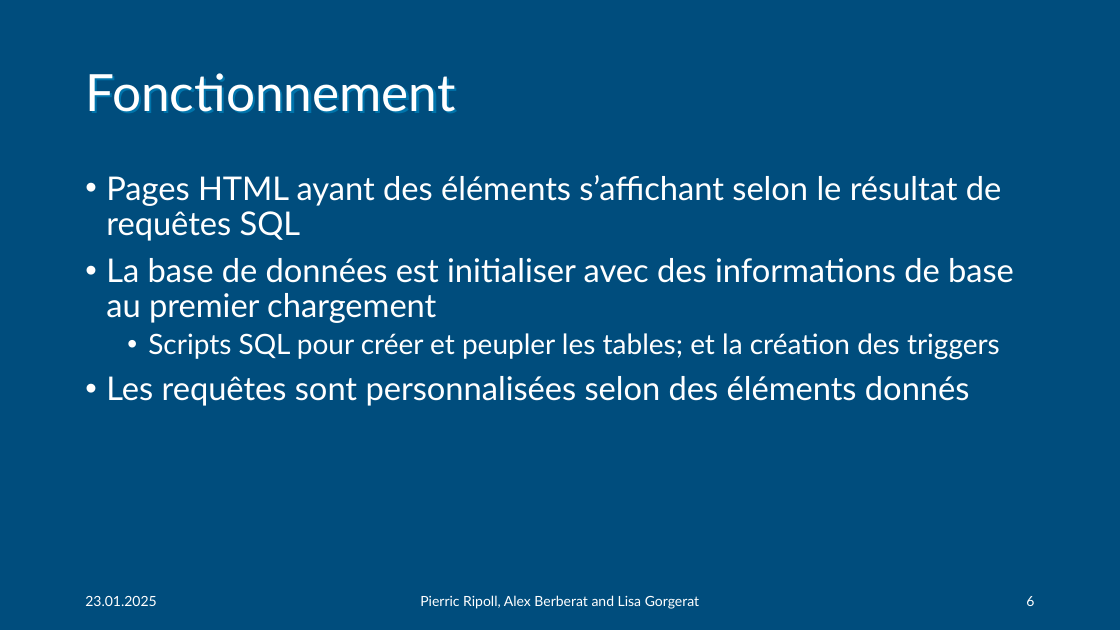
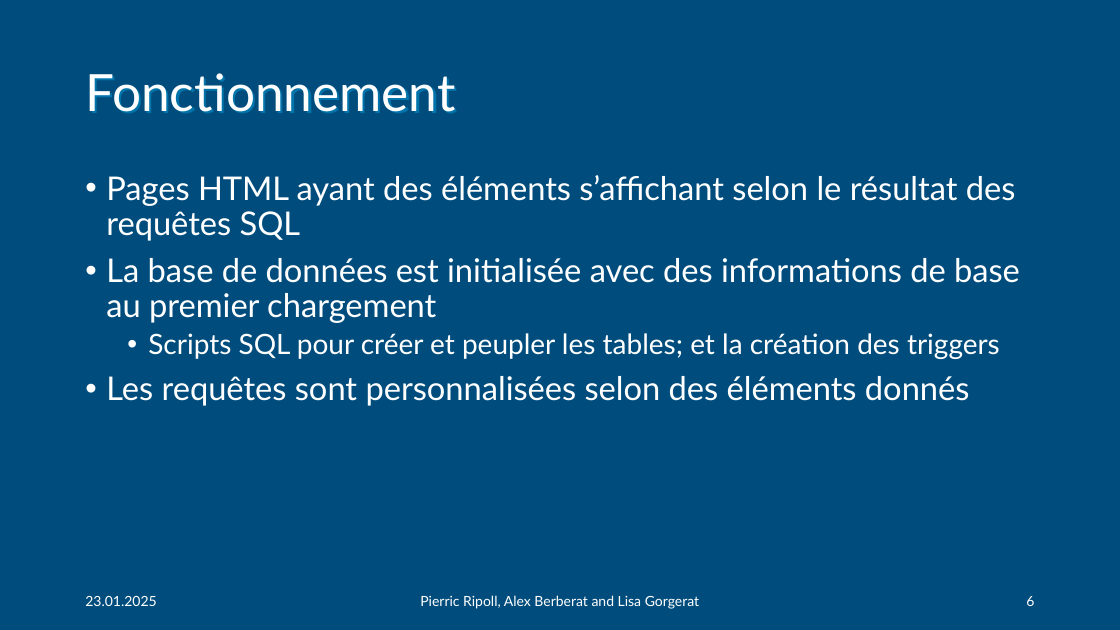
Before and after one commit to Nyaaw/ProjectBDR, a slide deck: slide 6 of docs/BDR-phases/rendu final/Presentation_Groupe9.pptx. Drawn at 1120x630 pixels with LibreOffice and Linux fonts; fonts in the diff are those of the drawing. Boxes give left, top, right and bottom in pixels: in the first picture for what was removed or moved away, otherwise in the second. Text is boxed around its words. In the diff, an @@ line names an element or a change of style, - is before the commit and + after.

```diff
--- a/docs/BDR-phases/rendu final/Presentation_Groupe9.pptx
+++ b/docs/BDR-phases/rendu final/Presentation_Groupe9.pptx
@@ text at (x1=106, y1=175, x2=1020, y2=323): text changed @@
-• Pages HTML ayant des éléments s’affichant selon le résultat de requêtes SQL
-• La base de données est initialiser avec des informations de base au premier chargement
+• Pages HTML ayant des éléments s’affichant selon le résultat des requêtes SQL
+• La base de données est initialisée avec des informations de base au premier chargement
```
Also in this commit, not shown: 2 other slides changed.
